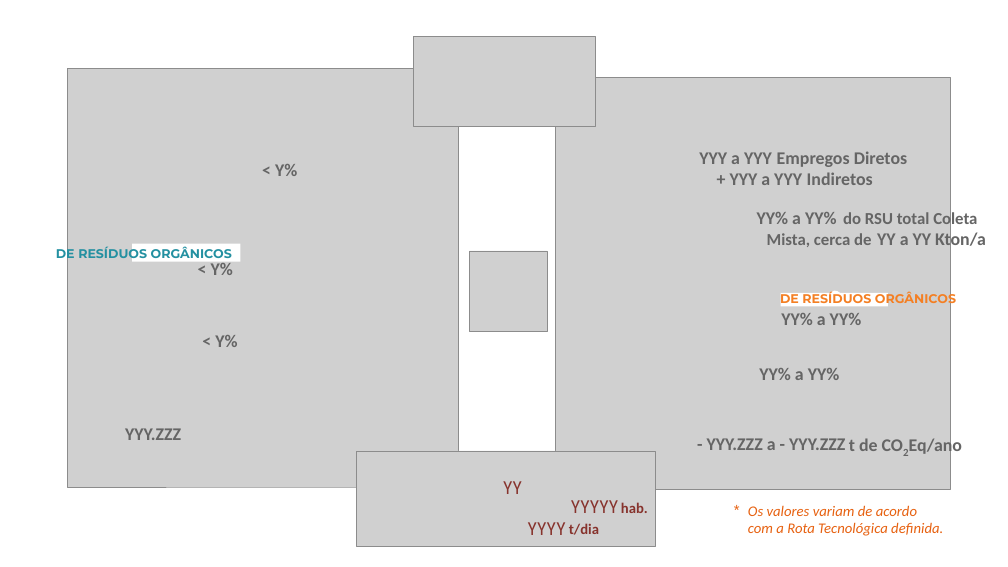
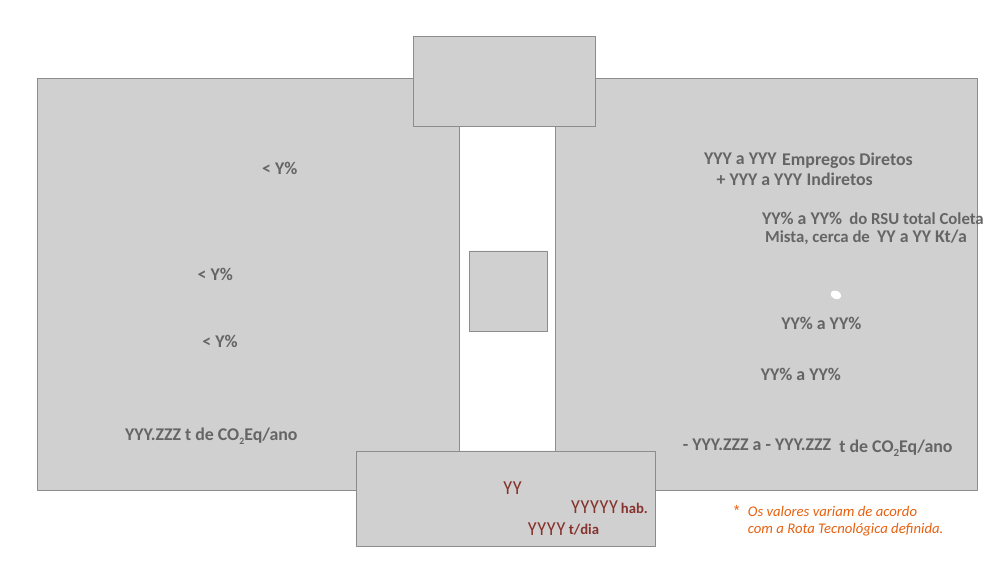
Before and after one commit to cristiansimioni/gestaoregionalizadarsu, a slide deck: slide 4 of templates/Infográficos.pptx. Drawn at 1008x567 pixels with LibreOffice and Linux fonts; fonts in the diff are those of the drawing; grey boxes stand for pictures; background and template pictures are left out. Boxes give left, top, right and bottom in pixels: in the first picture for what was removed or moved away, otherwise in the second. Text is boxed around its words. In the diff, an @@ line names an element or a change of style, - is before the commit and + after.

```diff
--- a/templates/Infográficos.pptx
+++ b/templates/Infográficos.pptx
@@ picture: place and size @@
-picture at bbox=[68, 69, 459, 487]
+picture at bbox=[38, 79, 459, 491]
@@ picture: place and size @@
-picture at bbox=[556, 78, 951, 490]
+picture at bbox=[556, 79, 977, 491]
@@ 4 texts: place and size @@
-4 texts at bbox=[699, 151, 977, 229]
+4 texts at bbox=[704, 152, 984, 229]
@@ text at bbox=[877, 229, 967, 243]: text changed @@
-YY a YY Kton/a
+YY a YY Kt/a
@@ text removed at bbox=[56, 246, 232, 262] @@
-DE RESÍDUOS ORGÂNICOS
@@ rectangle removed at bbox=[132, 243, 240, 262] @@
@@ text "< Y%": place and size @@
-text "< Y%" at bbox=[211, 263, 233, 275]
+text "< Y%" at bbox=[211, 268, 233, 280]
@@ text removed at bbox=[780, 291, 956, 307] @@
-DE RESÍDUOS ORGÂNICOS
@@ rectangle removed at bbox=[781, 293, 889, 307] @@
@@ text "YY% a YY%": place and size @@
-text "YY% a YY%" at bbox=[781, 313, 862, 325]
+text "YY% a YY%" at bbox=[781, 317, 862, 329]
@@ text added at bbox=[185, 427, 297, 443], 17 pt, text #656565, bold @@
+t de CO2Eq/ano
@@ text "- YYY.ZZZ a - YYY.ZZZ": place and size @@
-text "- YYY.ZZZ a - YYY.ZZZ" at bbox=[707, 438, 845, 450]
+text "- YYY.ZZZ a - YYY.ZZZ" at bbox=[692, 438, 831, 450]
@@ text "t de CO2Eq/ano" rewrapped from bbox=[849, 436, 962, 456] to bbox=[839, 439, 952, 455] @@
```
Also in this commit, not shown: 35 other files.
